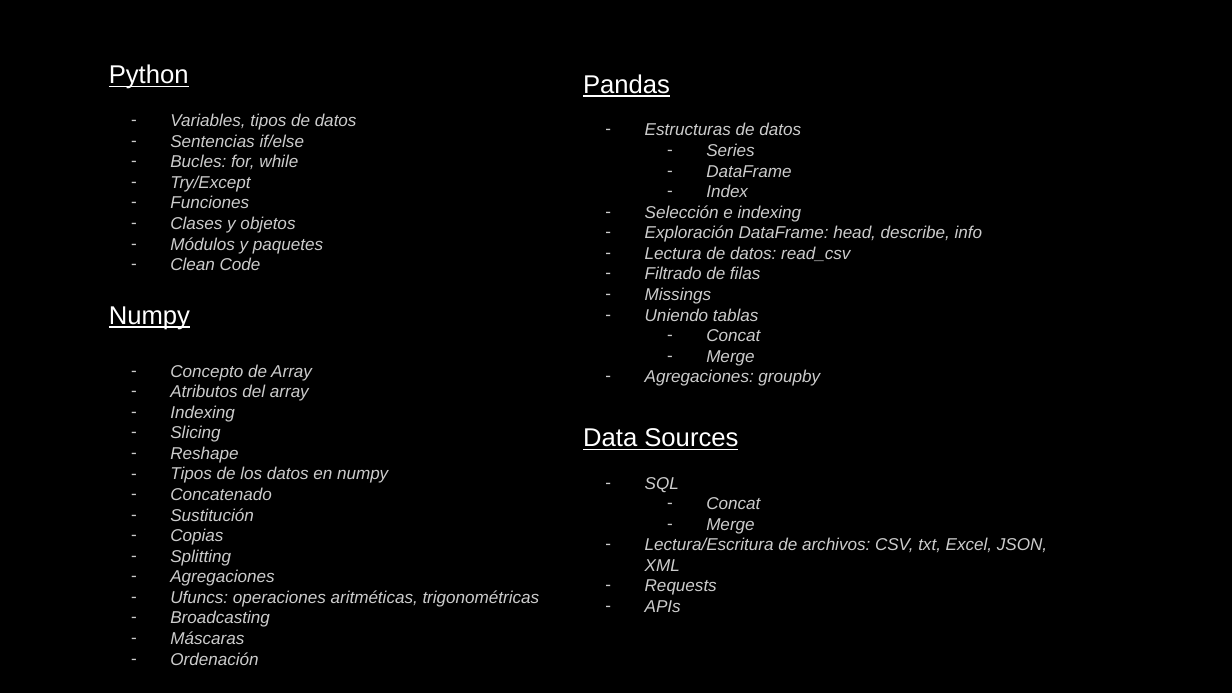
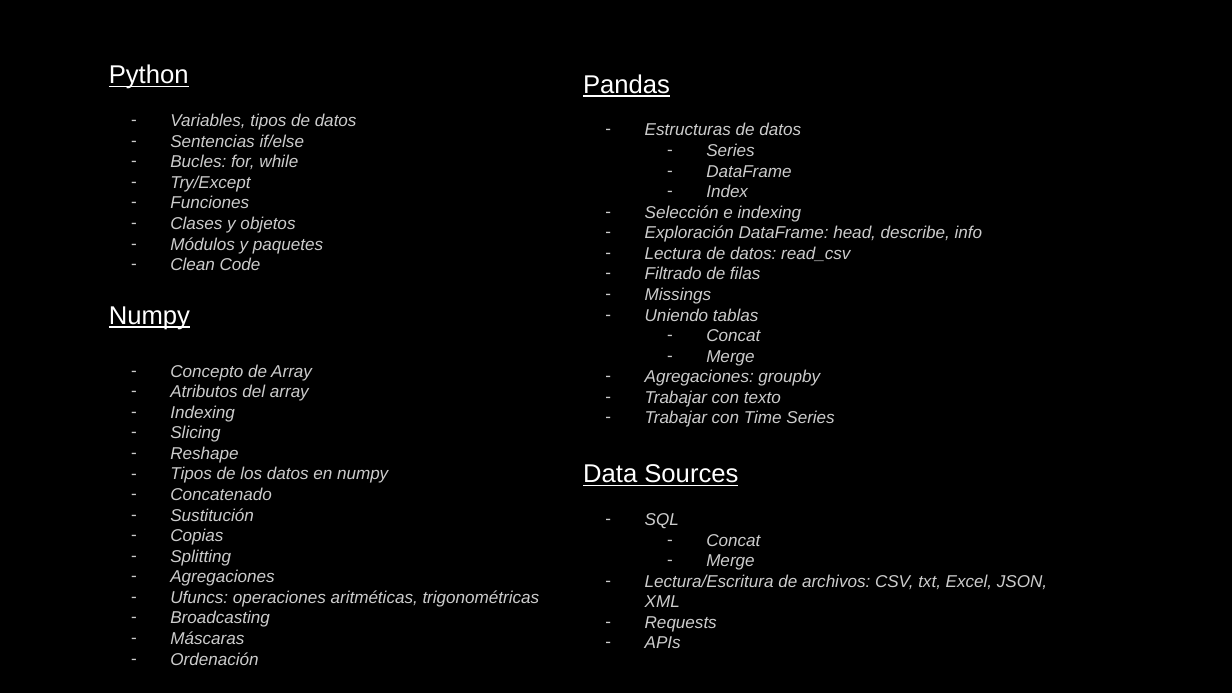
Before and after one commit to marcusRB/thebridgedsftene21, a slide deck: slide 2 of 2-Data Analysis/documentacion/Recap.pptx. Drawn at 1232x693 pixels with LibreOffice and Linux fonts; fonts in the diff are those of the drawing. Boxes give left, top, right and bottom in pixels: in the first picture for what was removed or moved away, otherwise in the second. Text is boxed around its words. In the diff, an @@ line names an element or a change of style, - is before the commit and + after.

Commit message:
time series + ejercicios extra pandas

```diff
--- a/2-Data Analysis/documentacion/Recap.pptx
+++ b/2-Data Analysis/documentacion/Recap.pptx
@@ text at [645, 390, 834, 427]: paragraphs added @@
+– Trabajar con texto
+– Trabajar con Time Series
@@ text "Data Sources": place and size @@
-text "Data Sources" at [583, 428, 1047, 612]
+text "Data Sources" at [583, 464, 1047, 648]
```
Also in this commit, not shown: 18 other files.
